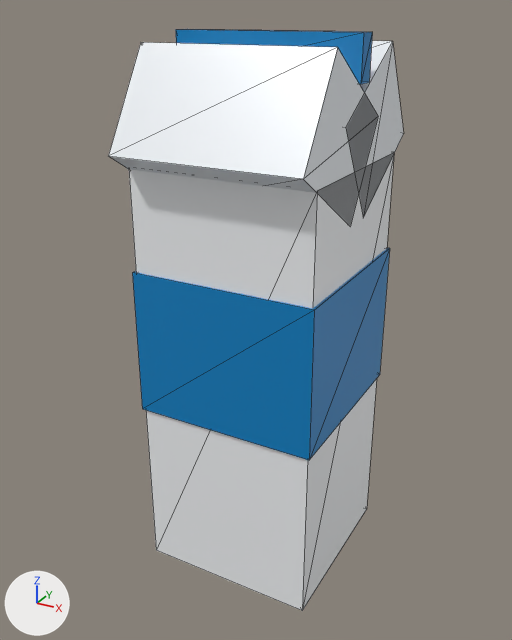
A saved change to the glTF model public/models/products/dairy/milk-carton.glb.
Before and after are seen from a 50 mm lens placed at (0.126, -0.239, 0.227), pointed at (-0.004, -0.003, 0.109). Every picture has the same lights, and +X, +Y and +Z are marked at lower left. The first picture is the older version. Mesh edges are drawn as thin lines. Where no turn or scale is listed for an object, it has been applied to the vertices.

Before the edit, the objects in view are built like this:
```python
me_carton_body_mesh = bpy.data.meshes.new('Carton_Body_Mesh')
me_carton_body_mesh.from_pydata(...)  # a box spanning x -0.037..0.037, y -0.037..0.037, z -0.087..0.087
me_carton_body_mesh.materials.append(mat_milkwhite)  # white #f8fafc
me_gable_roof_back_mesh = bpy.data.meshes.new('Gable_Roof_Back_Mesh')
me_gable_roof_back_mesh.from_pydata(...)  # 8 vertices, 12 faces; spans x -0.037..0.037, y -0.0314..0.0314, z -0.0304..0.0304
me_gable_roof_back_mesh.materials.append(mat_milkwhite_001)  # white #f1f5f9
me_milk_stripe_mesh = bpy.data.meshes.new('Milk_Stripe_Mesh')
me_milk_stripe_mesh.from_pydata(...)  # a box spanning x -0.038..0.038, y -0.038..0.038, z -0.03..0.03
me_milk_stripe_mesh.materials.append(mat_dairyblue_001)  # blue #0284c7
ob_carton_body = bpy.data.objects.new('Carton_Body', me_carton_body_mesh)
ob_carton_body.location = (0.0, 0.0, 0.0875)
ob_gable_roof_back = bpy.data.objects.new('Gable_Roof_Back', me_gable_roof_back_mesh)
ob_gable_roof_back.location = (0.0, 0.016, 0.186)
ob_milk_stripe = bpy.data.objects.new('Milk_Stripe', me_milk_stripe_mesh)
ob_milk_stripe.location = (0.0, 0.0, 0.105)
# also in view: 'Gable_Ridge' at (0.0, 0.0, 0.212); 'Gable_Roof_Front' at (0.0, -0.016, 0.186)
```
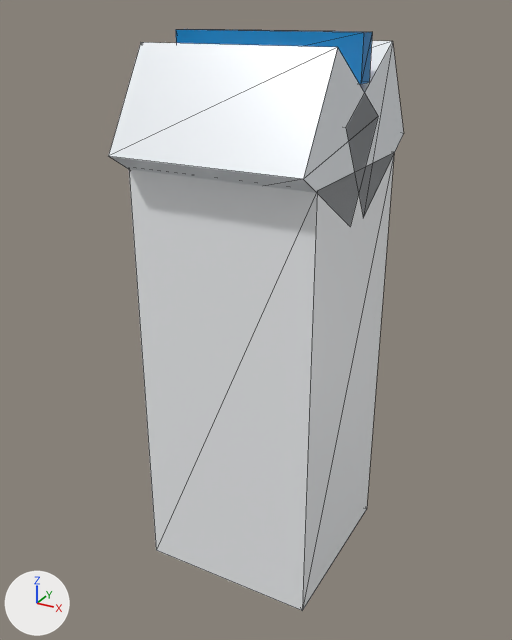
What differs and where, as boxes (x1, y1, x2, y2) in the pictures (512 x 640 px):
'Milk_Stripe', deleted (blue): before (132, 248, 390, 460)

The change in detail:
Object 'Milk_Stripe' (ob_milk_stripe) is deleted.
